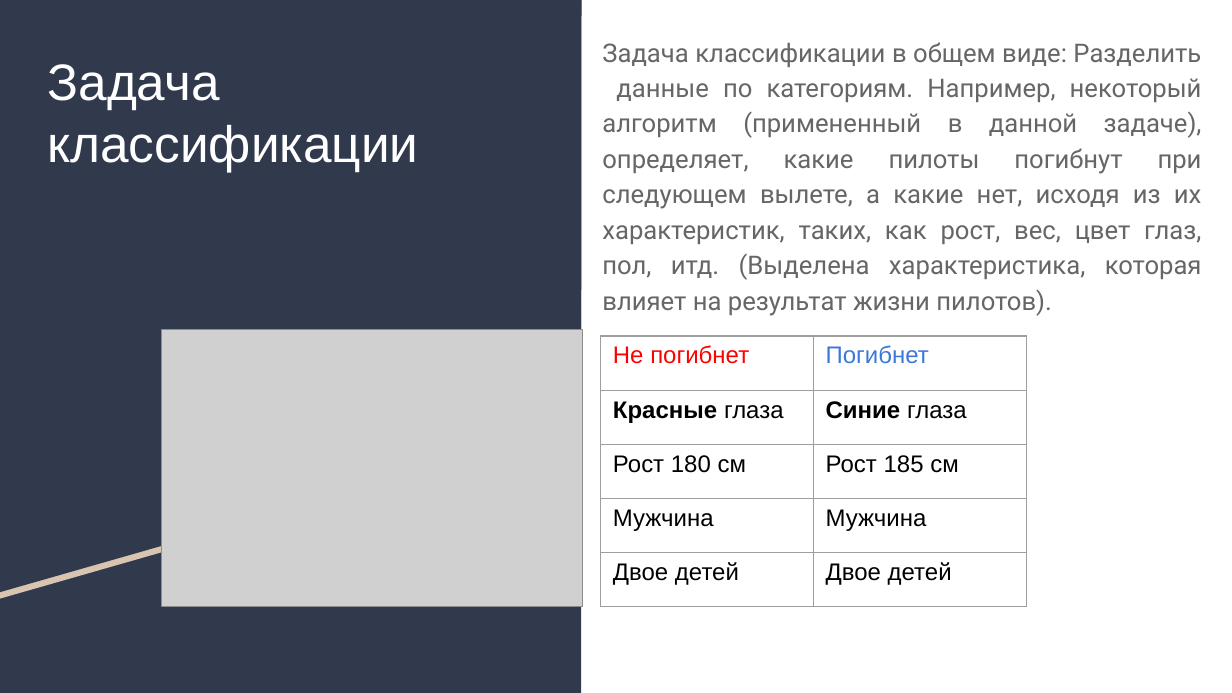
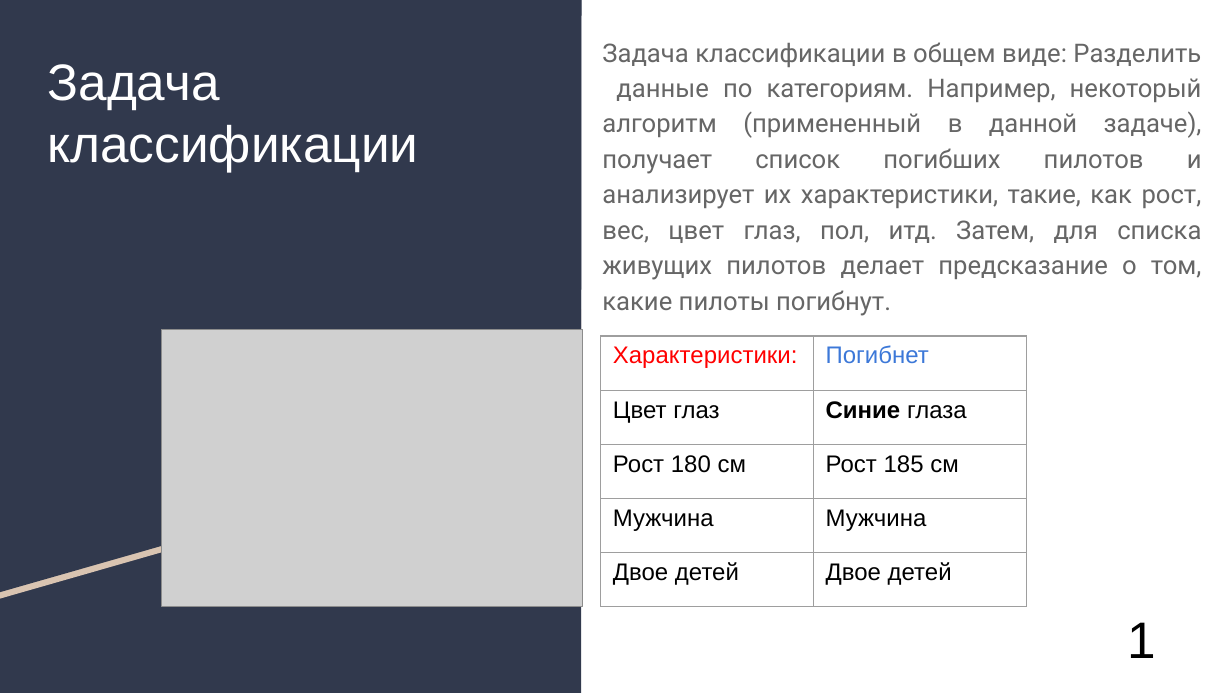
Before and after one commit to AlexanderUzunyan/TestProject, a slide deck: slide 2 of neuro/doc/TMVA.odp. Drawn at 1232x693 pixels with LibreOffice and Linux fonts; fonts in the diff are those of the drawing; grey boxes stand for pictures. Boxes give left, top, right and bottom in pixels: in the first picture for what was removed or moved away, otherwise in the second. Text is boxed around its words. In the diff, an @@ line names an element or a change of style, - is before the commit and + after.

Commit message:
new versions

```diff
--- a/neuro/doc/TMVA.odp
+++ b/neuro/doc/TMVA.odp
@@ text at box(602, 42, 1202, 316): text changed @@
-Задача классификации в общем виде: Разделить данные по категориям. Например, некоторый алгоритм (примененный в данной задаче), определяет, какие пилоты погибнут при следующем вылете, а какие нет, исходя из их характеристик, таких, как рост, вес, цвет глаз, пол, итд. (Выделена характеристика, которая влияет на результат жизни пилотов).
+Задача классификации в общем виде: Разделить данные по категориям. Например, некоторый алгоритм (примененный в данной задаче), получает список погибших пилотов и анализирует их характеристики, такие, как рост, вес, цвет глаз, пол, итд. Затем, для списка живущих пилотов делает предсказание о том, какие пилоты погибнут.
@@ table at box(601, 336, 1027, 607) @@
-row 1, column 1: Не погибнет
+row 1, column 1: Характеристики:
-row 2, column 1: Красные глаза
+row 2, column 1: Цвет глаз
@@ title added at box(1127, 622, 1156, 658), 30 pt, text #000000 @@
+1
```
Also in this commit, not shown: 10 other slides changed, 3 slides added.
